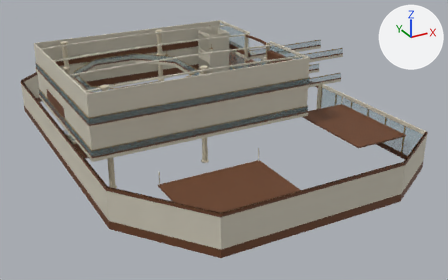
One commit to the glTF model assets/models/AST-LIB-011.glb: the scene before it, then after it.
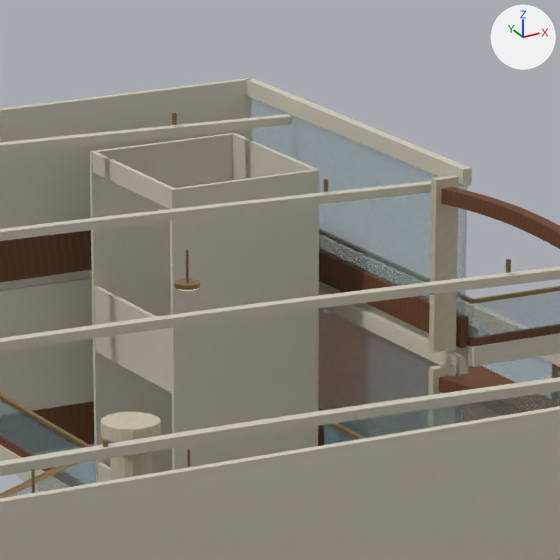
Each version appears first whole from a 50 mm lens placed at (-37.1, -85.8, 40.4), pointed at (7.8, -4.2, -0.4), and next in a close-up on the part from 42% to 59% of the width and 3% to 31% of the height. Every picture has the same lights, and +X, +Y and +Z are marked at upper right. The last two pictures show the newer version. Vertices at exactly the same position are counted once.

In view in the first close-up: 'LIB_static_champagne_metal', 'LIB_static_glass', 'LIB_static_ivory_enamel', 'LIB_static_warm_stone', 'LIB_static_warm_walnut'.
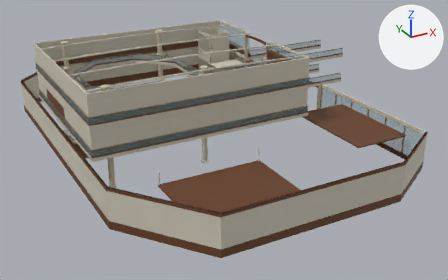
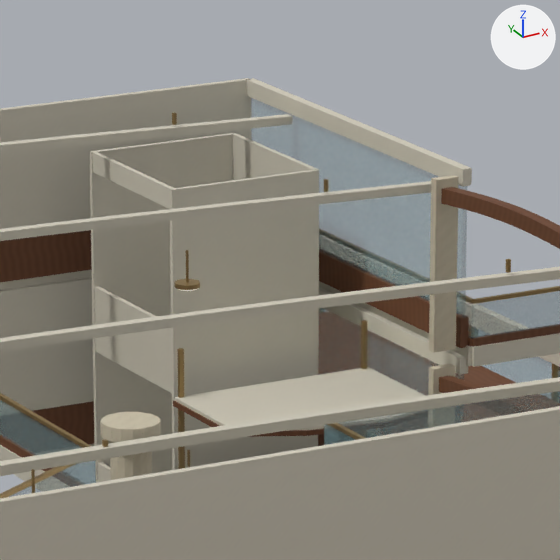
Boxes (x1, y1, x2, y2) around the edits, measured in the close-ups (560 x 560 px):
part 1 of me_lib_lowerplinth_0, added
    after: (173, 401, 220, 427)
part 2 of me_lib_lowerplinth_0, added
    after: (247, 429, 324, 437)
part 3 of me_lib_lowerwall_0, added
    after: (175, 367, 426, 431)
part 4 of me_lib_windowmullion__29_8_0, added (brown)
    after: (177, 348, 185, 469)
part 5 of me_lib_windowmullion__29_8_0, added
    after: (361, 320, 367, 369)

Patch to the scene script:
```diff
--- a/assets/models/AST-LIB-011.glb.py
+++ b/assets/models/AST-LIB-011.glb.py
@@ me_lib_lowerplinth_0 @@
 # used by ob_lib_static_warm_walnut; location = (0.0, 0.0, 0.0)
-me_lib_lowerplinth_0.from_pydata(...)  # 877 vertices, 1423 faces; spans x -18.0..32.0, y -34.0..34.0, z 0.0..14.6
+me_lib_lowerplinth_0.from_pydata(...)  # 917 vertices, 1483 faces; spans x -18.0..32.0, y -34.0..34.0, z 0.0..14.6
+# me_lib_lowerplinth_0 part 1: a new loose piece, a box spanning x 11.15..11.25, y 4.4..7.2, z 8.88..9.0, in mat_warm_walnut (picture img_warm_walnut)
+# me_lib_lowerplinth_0 part 2
+# 24 vertices are added at x 11.2..16.5, y 3.3..4.4, z 8.9..9.0
+# 36 new faces join them
+# other edits to the shape of me_lib_lowerplinth_0 do not show in these pictures
 me_lib_lowerplinth_0.materials.append(mat_warm_walnut)
@@ me_lib_lowerwall_0 @@
 # used by ob_lib_static_ivory_enamel; location = (0.0, 0.0, 0.0)
-me_lib_lowerwall_0.from_pydata(...)  # 886 vertices, 1452 faces; spans x -18.0..32.0, y -34.0..34.0, z -0.2..14.8
+me_lib_lowerwall_0.from_pydata(...)  # 906 vertices, 1484 faces; spans x -18.0..32.0, y -34.0..34.0, z -0.2..14.8
+# me_lib_lowerwall_0 part 3
+# 12 vertices are added at x 11.2..16.5, y 3.3..7.2, z 8.9..9.1
+# 20 new faces join them
+# other edits to the shape of me_lib_lowerwall_0 do not show in these pictures
 me_lib_lowerwall_0.materials.append(mat_ivory_enamel)
@@ me_lib_windowmullion__29_8_0 @@
 # used by ob_lib_static_champagne_metal; location = (0.0, 0.0, 0.0)
-me_lib_windowmullion__29_8_0.from_pydata(...)  # 1048 vertices, 1692 faces; spans x -17.0..32.0, y -27.9..29.9, z 0.7..14.8
+me_lib_windowmullion__29_8_0.from_pydata(...)  # 1064 vertices, 1716 faces; spans x -17.0..32.0, y -27.9..29.9, z 0.7..14.8
+# me_lib_windowmullion__29_8_0 part 4: a new loose piece, a box spanning x 11.29..11.41, y 7.1..7.2, z 7.12..10.26, in mat_champagne_metal (picture img_champagne_metal)
+# me_lib_windowmullion__29_8_0 part 5: a new loose piece, a box spanning x 16.29..16.41, y 7.1..7.2, z 7.12..10.26, in mat_champagne_metal (picture img_champagne_metal)
+# other edits to the shape of me_lib_windowmullion__29_8_0 do not show in these pictures
 me_lib_windowmullion__29_8_0.materials.append(mat_champagne_metal)
```
